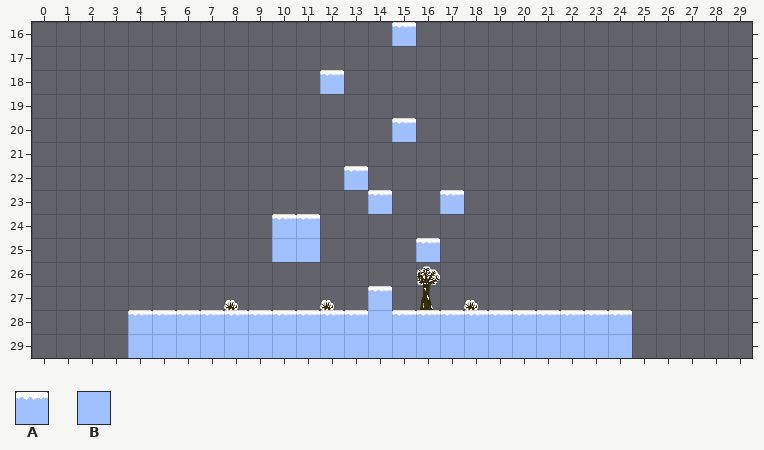
Tiled map, stored at src/res/levels/default/default.tmx. The picture above was drawn from the file before the commit.
Cells are 32x32 px. Shown: x 0..29, y 16..29.
Key: from "tiles": A 0, B 1.
_ is an empty cell.
Layers that did not change in this view are not listed.
Layer "ground" before, first column x 0:
16 _______________A______________
17 ______________________________
18 ____________A_________________
19 ______________________________
20 _______________A______________
21 ______________________________
22 _____________A________________
23 ______________A__A____________
24 __________AA__________________
25 __________BB____A_____________
26 ______________________________
27 ______________A_______________
28 ____AAAAAAAAAABAAAAAAAAAA_____
29 ____BBBBBBBBBBBBBBBBBBBBB_____
New version:
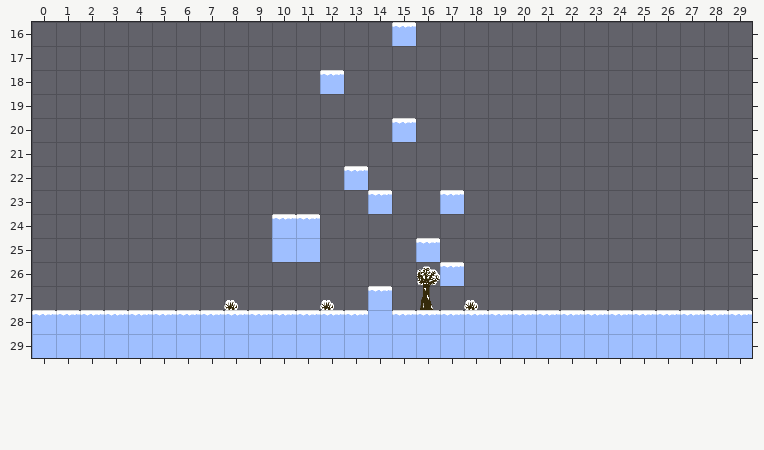
From old to new:
Changed rows in their new state; . is an unchanged cell.
Layer "ground":
first column x 0:
26 .................A............
28 AAAA.....................AAAAA
29 BBBB.....................BBBBB
Boxes around the changes in both pictures, in picture pixels (x1, y1, x2, y2):
added: (440, 262, 464, 286)
added: (32, 310, 128, 358)
added: (632, 310, 752, 358)
